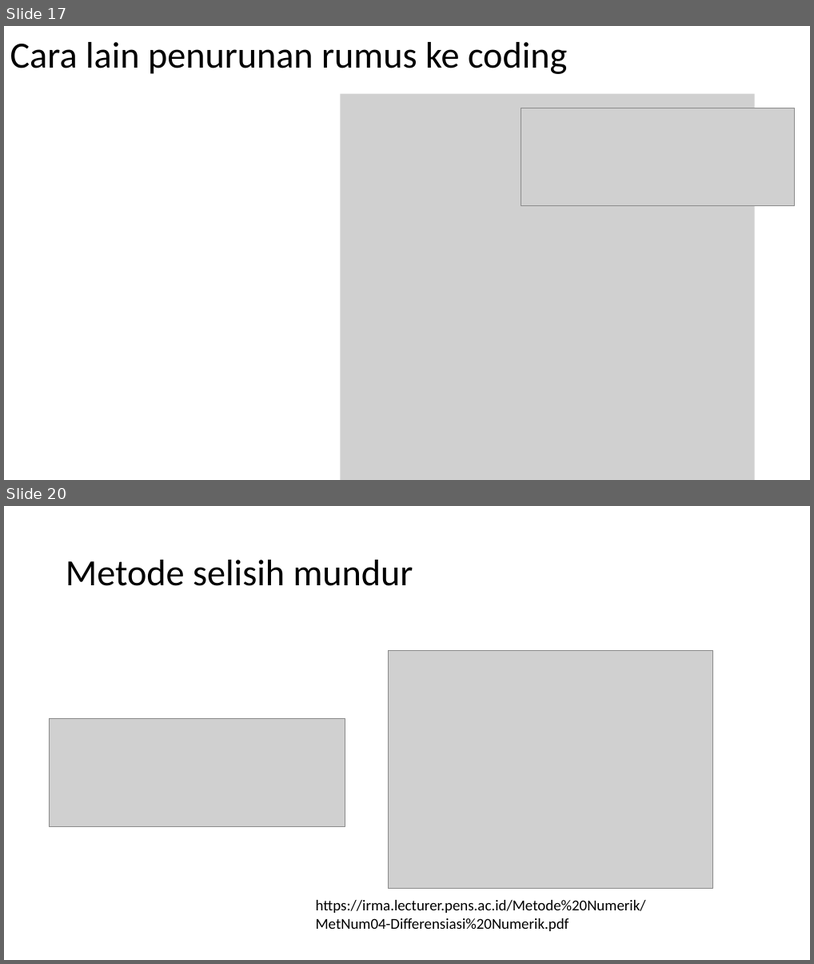
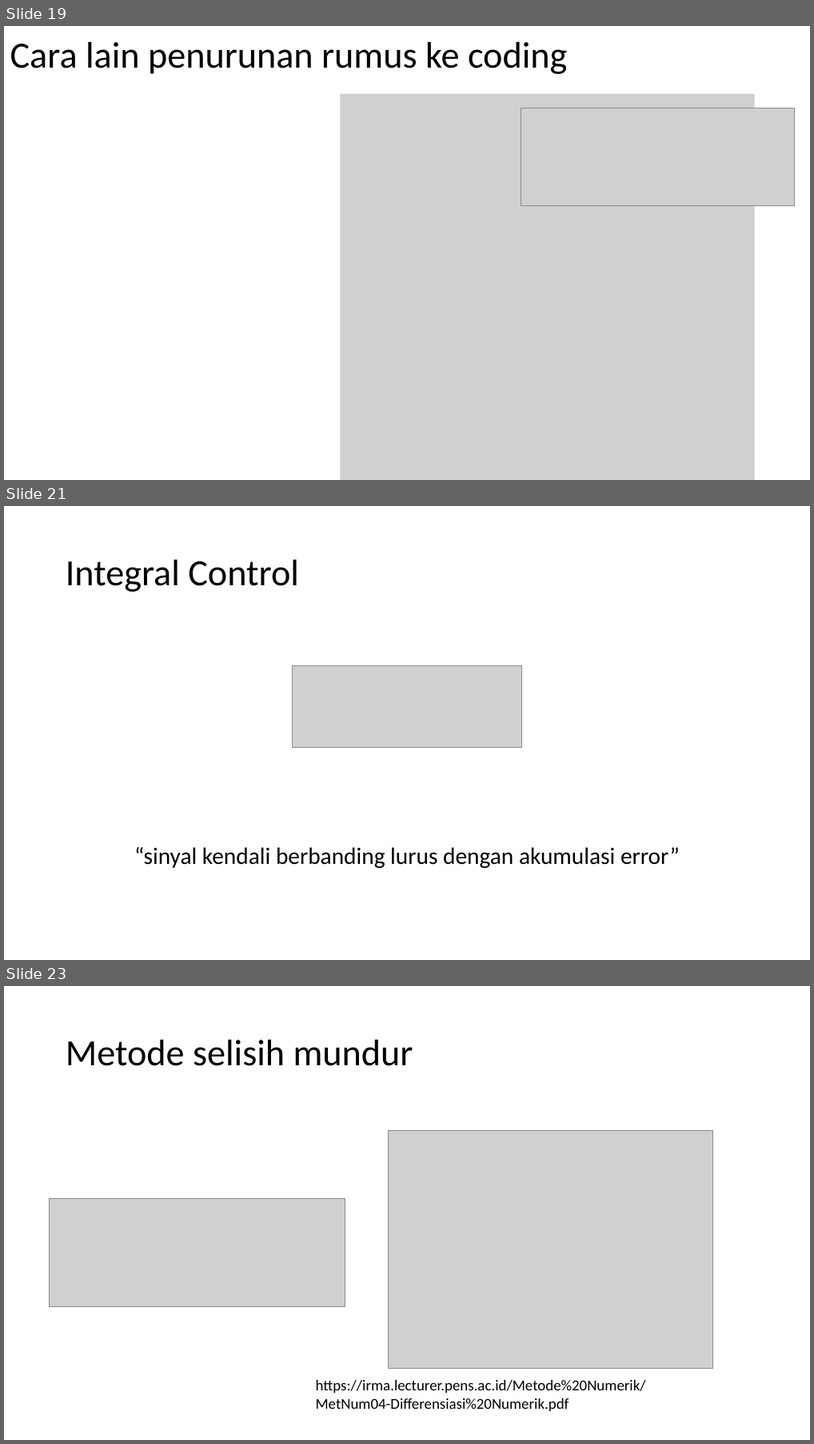
Before and after one commit to muhammadhusni777/kelasrobot_pid, a slide deck: ppt.pptx. Shown one above the other, each under a label of ours: slides 17 and 20 before the commit, slides 19, 21 and 23 after it; the slides between them are not shown. The pictures are 814x964 and 814x1444 pixels, drawn with LibreOffice and Linux fonts; fonts in the diff are those of the drawing; grey boxes stand for pictures. Boxes give left, top, right and bottom in pixels: in the first picture for what was removed or moved away, otherwise in the second. Text is boxed around its words. In the diff, an @@ line names an element or a change of style, - is before the commit and + after.

```diff
--- a/ppt.pptx
+++ b/ppt.pptx
@@ slide 21 added at box(4, 506, 810, 960), background #FFFFFF @@
@@ title added at box(66, 560, 299, 592), 44 pt, text #000000 @@
+Integral Control
@@ picture added at box(293, 666, 522, 748) @@
@@ text added at box(134, 847, 680, 868), 28 pt, text #000000 @@
+“sinyal kendali berbanding lurus dengan akumulasi error”
@@ what was slide 17 is now slide 19 @@
@@ what was slide 20 is now slide 23 @@
```
Also in this commit, not shown: 9 slides changed, 6 other slides added, 2 slides removed, 4 other files.
